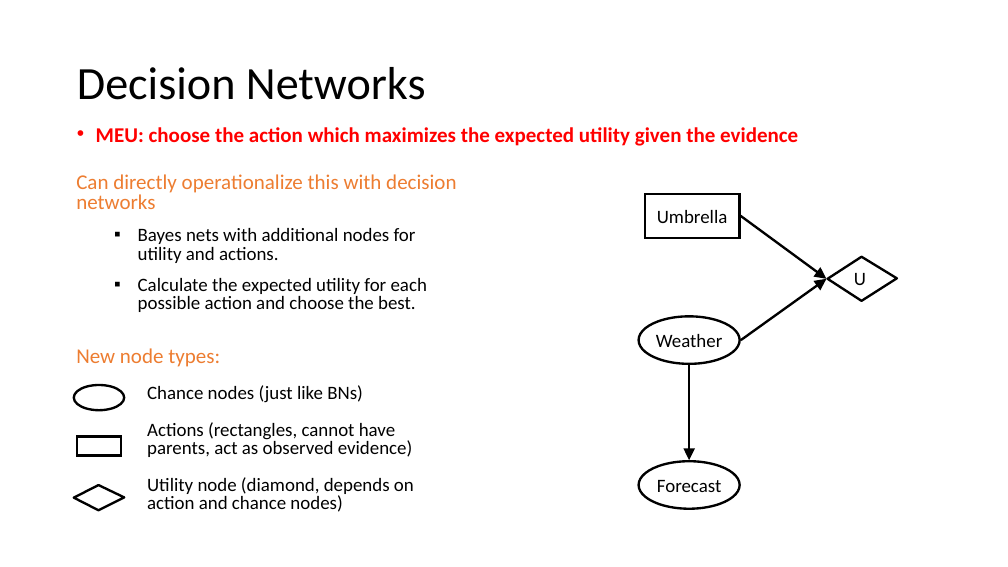
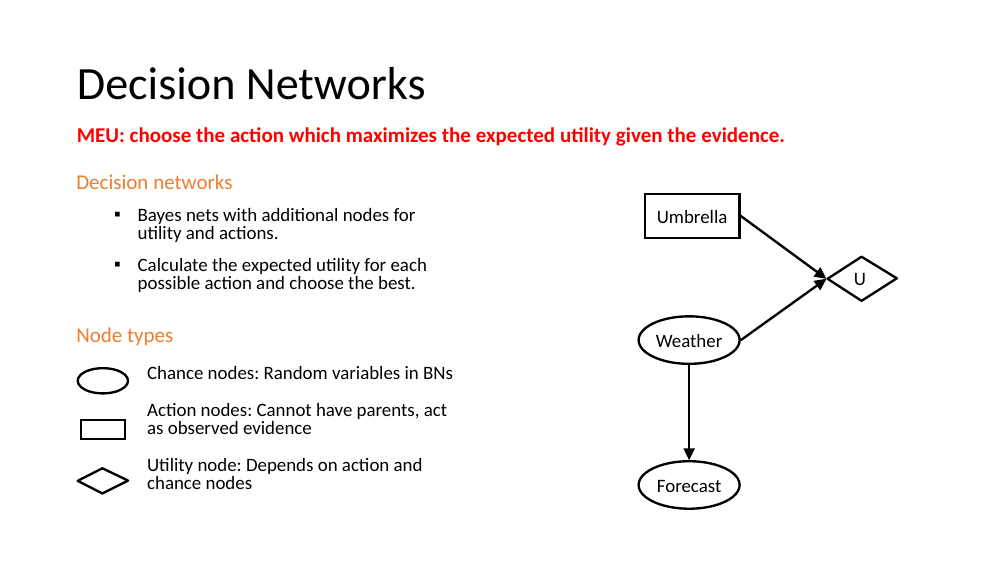
Before and after one commit to mhahsler/CS7320-AI, a slide deck: slide 10 of slides/16_decision_making.pptx. Drawn at 1008x567 pixels with LibreOffice and Linux fonts; fonts in the diff are those of the drawing. Boxes give left, top, right and bottom in pixels: in the first picture for what was removed or moved away, otherwise in the second. Text is boxed around its words. In the diff, an @@ line names an element or a change of style, - is before the commit and + after.

```diff
--- a/slides/16_decision_making.pptx
+++ b/slides/16_decision_making.pptx
@@ text at bbox=[77, 127, 785, 146]: text changed @@
-• MEU: choose the action which maximizes the expected utility given the evidence
+MEU: choose the action which maximizes the expected utility given the evidence.
@@ text at bbox=[76, 174, 232, 189]: text changed @@
-Can directly operationalize this with decision networks
+Decision networks
@@ text at bbox=[76, 327, 453, 489]: text changed @@
-New node types:
-    Chance nodes (just like BNs)
-    Actions (rectangles, cannot have parents, act as observed evidence)
-    Utility node (diamond, depends on action and chance nodes)
+Node types
+    Chance nodes: Random variables in BNs
+    Action nodes: Cannot have parents, act as observed evidence
+    Utility node: Depends on action and chance nodes
@@ 1 ellipse, 1 freeform shape, 1 rectangle: place and size @@
-1 ellipse, 1 freeform shape, 1 rectangle at bbox=[74, 385, 125, 510]
+1 ellipse, 1 freeform shape, 1 rectangle at bbox=[78, 368, 129, 493]
```
Also in this commit, not shown: 7 other slides changed, 1 other file.
